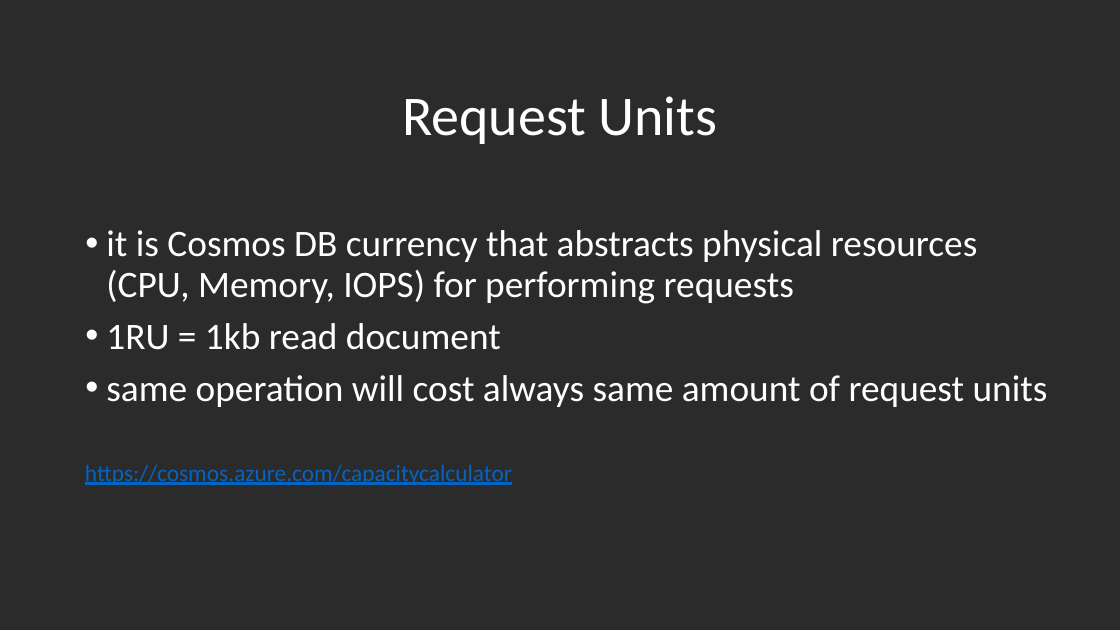
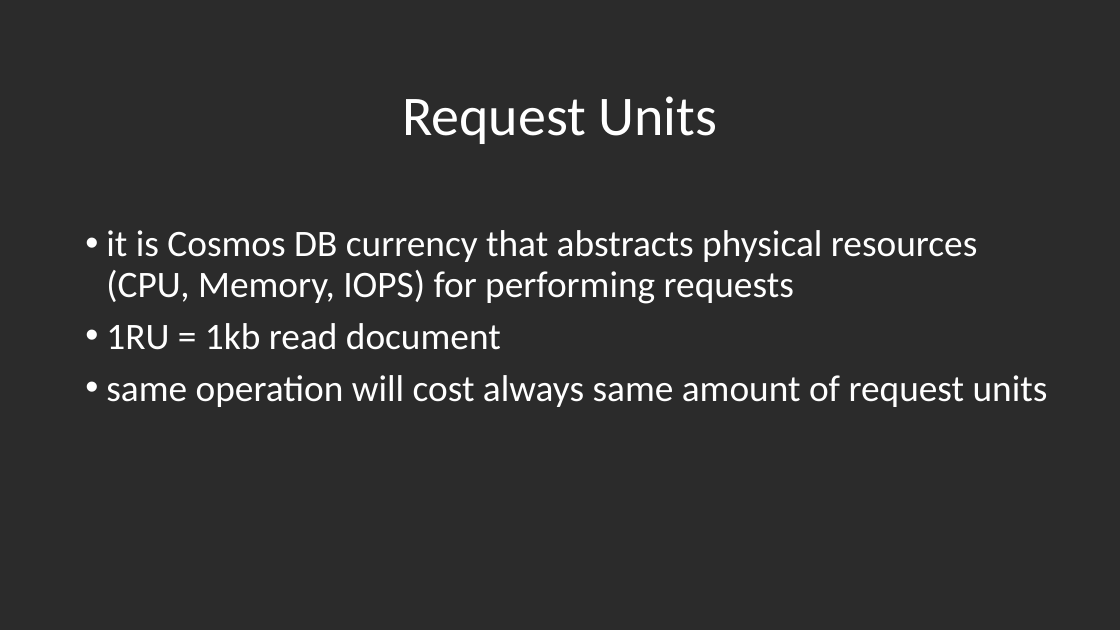
Before and after one commit to GoShow/CosmosDBDemo, a slide deck: slide 9 of Cosmos DB for C# developers.pptx (slide 16 before the commit). Drawn at 1120x630 pixels with LibreOffice and Linux fonts; fonts in the diff are those of the drawing; background and template pictures are left out; a plain dark background stands for a picture behind light text. Boxes give left, top, right and bottom in pixels: in the first picture for what was removed or moved away, otherwise in the second. Text is boxed around its words. In the diff, an @@ line names an element or a change of style, - is before the commit and + after.

```diff
--- a/Cosmos DB for C# developers.pptx
+++ b/Cosmos DB for C# developers.pptx
@@ text removed at [85,465,512,485] @@
-https://cosmos.azure.com/capacitycalculator
```
Also in this commit, not shown: 5 other slides changed.
